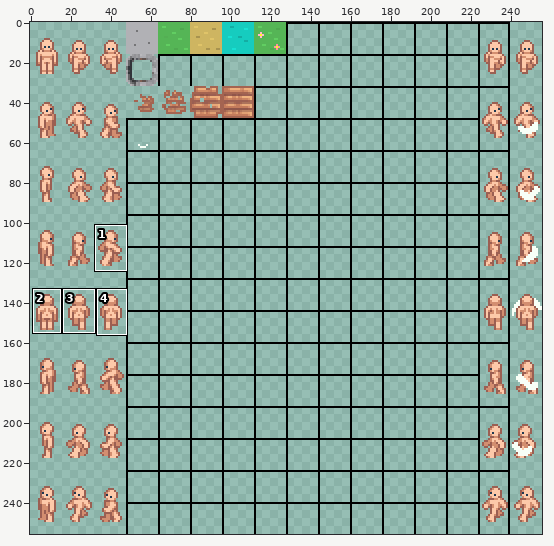
Two versions of one sprite sheet, assets/dat.png. Above, an overview of the earlier version with the close-up marked.
Close-up. Before:
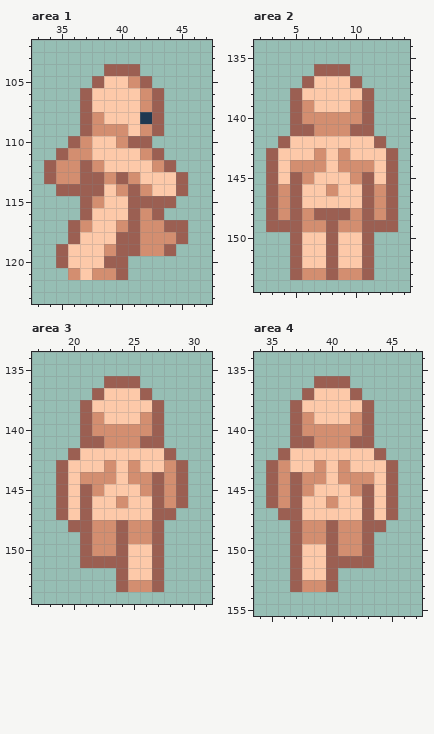
The file is 256x256 pixels. Pixels under 10% opacity are left out. Colours within 5 levels of each other are drawn and written as one. Shown: area 1: x 33..47, y 102..123; area 2: x 2..14, y 134..154; area 3: x 17..31, y 134..154; area 4: x 34..47, y 134..155. The commit also changed other parts of the picture, which this record leaves out.
Once edited:
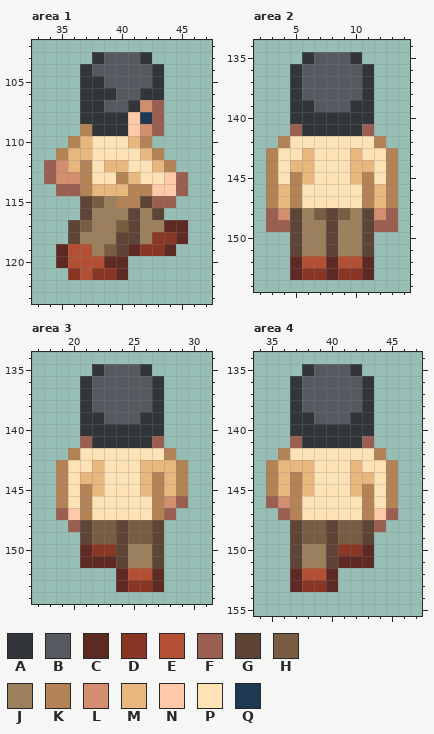
Palette (. is transparent): A #32353a  B #565960  C #5e2922  D #893624  E #b35033  F #9b5f52  G #5d4434  H #795d43  J #9c805d  K #b38255  L #d38e70  M #e7b77e  N #fdc9a9  P #fce2b4  Q #1f3851
Diff:
Changed rows in their new state; - is an unchanged pixel.
Area 1:
first column x 35:
103 ---ABBBA---
104 --ABBBBBA--
105 --AABBBBA--
106 --AAABBAA--
107 --AABBA----
108 --AAAA-----
109 --KAAA-----
110 -KMPPPMK---
111 KMMPPPPMK--
112 -MKPMMPPMK-
113 --KPPKMPP--
114 --KMMMKK---
115 --GHJKKG---
116 --GJJJGJG--
117 -GHJJHGJJCC
118 -GJJJGGJDDC
119 CEEJHGCDDC-
120 CEEECC-----
121 -DEDDC-----
Area 2:
first column x 3:
135 ---ABBBA---
136 --ABBBBBA--
137 --ABBBBBA--
138 --ABBBBBA--
139 --AABBBAA--
140 --AAAAAAA--
141 ---AAAAA---
142 -KPPPPPPPK-
143 KPPMPPPMPPK
144 KPMMPPPMMPK
145 KPKMPPPMKPK
146 KMKPPPPPKMK
147 KMKPPPPPKMK
148 --GJHGHJG--
149 --GJJGJJG--
150 --GJJGJJG--
151 --GJJGJJG--
152 --CEECEEC--
153 --CDDCDDC--
Area 3:
first column x 19:
135 ---ABBBA---
136 --ABBBBBA--
137 --ABBBBBA--
138 --ABBBBBA--
139 --AABBBAA--
140 --AAAAAAA--
141 ---AAAAA---
142 -KPPPPPPPK-
143 KPPMPPPMMMK
144 KPMMPPPMKMK
145 KPKMPPPMKMK
146 KPKPPPPPK--
147 --KPPPPPK--
148 --GHHGHHG--
149 --GHHGHHG--
150 --CDDGJJG--
151 --CCCGJJG--
152 -----CEEC--
153 -----CDDC--
Area 4:
first column x 35:
135 ---ABBBA---
136 --ABBBBBA--
137 --ABBBBBA--
138 --ABBBBBA--
139 --AABBBAA--
140 --AAAAAAA--
141 ---AAAAA---
142 -KPPPPPPPK-
143 KMMMPPPMPPK
144 KMKMPPPMMPK
145 KMKMPPPMKPK
146 --KPPPPPKPK
147 --KPPPPPK--
148 --GHHGHHG--
149 --GHHGHHG--
150 --GJJGDDC--
151 --GJJGCCC--
152 --CEEC-----
153 --CDDC-----
Boxes around the changes in both close-ups, in picture pixels (x1, y1, x2, y2):
changed: (56, 52, 188, 280)
changed: (266, 52, 398, 280)
changed: (56, 364, 188, 592)
changed: (266, 364, 398, 592)
